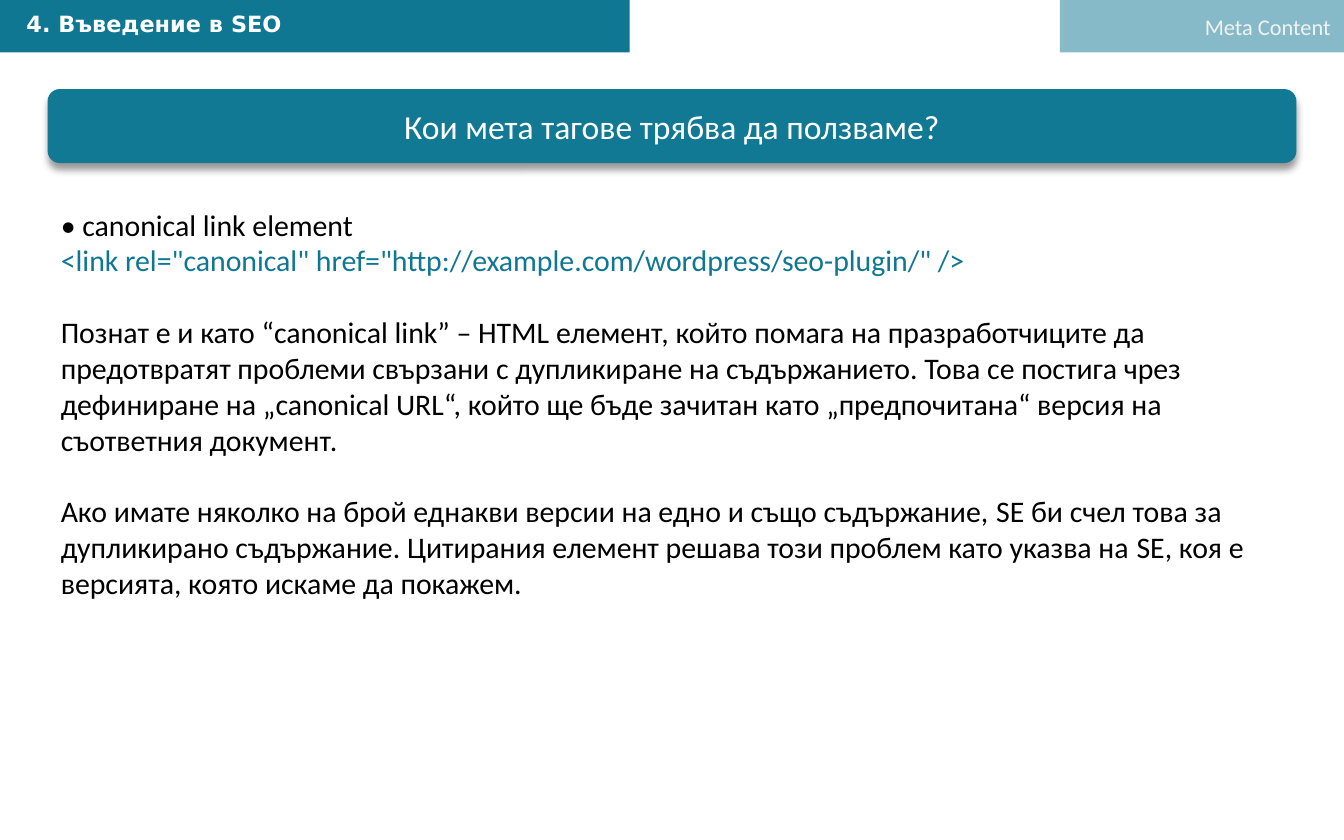
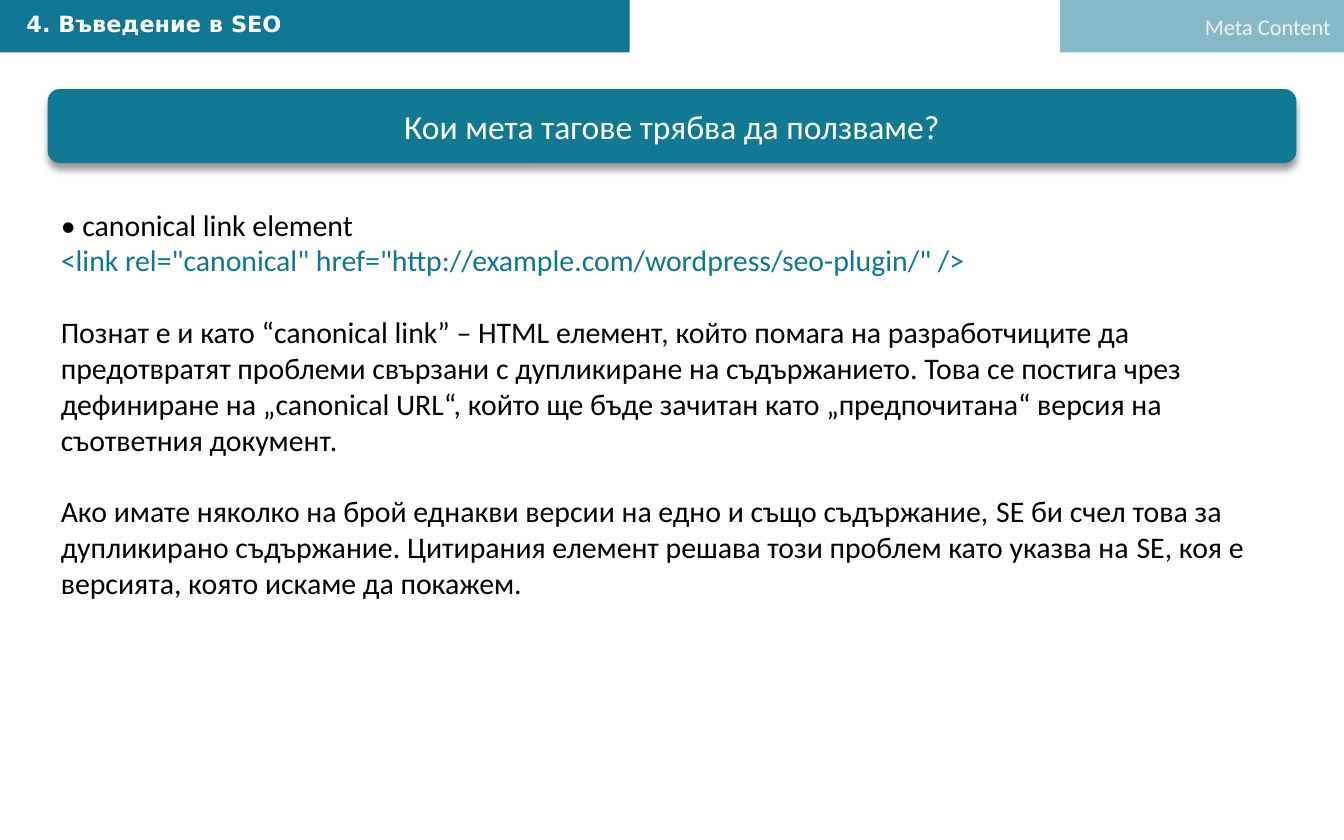
Before and after one commit to boris-chakarov/Swift_3, a slide deck: slide 14 of L4-FE-Feb-27/FE-L4-Feb-27 SEO.pptx. Drawn at 1344x840 pixels with LibreOffice and Linux fonts; fonts in the diff are those of the drawing; background and template pictures are left out. Boxes give left, top, right and bottom in pixels: in the first picture for what was removed or moved away, otherwise in the second. Text is boxed around its words. In the diff, an @@ line names an element or a change of style, - is before the commit and + after.

Commit message:
presentations fixes

```diff
--- a/L4-FE-Feb-27/FE-L4-Feb-27 SEO.pptx
+++ b/L4-FE-Feb-27/FE-L4-Feb-27 SEO.pptx
@@ text at (x1=61, y1=321, x2=1181, y2=456): text changed @@
-Познат е и като “canonical link” – HTML елемент, който помага на празработчиците да предотвратят проблеми свързани с дупликиране на съдържанието. Това се постига чрез дефиниране на „canonical URL“, който ще бъде зачитан като „предпочитана“ версия на съответния документ.
+Познат е и като “canonical link” – HTML елемент, който помага на разработчиците да предотвратят проблеми свързани с дупликиране на съдържанието. Това се постига чрез дефиниране на „canonical URL“, който ще бъде зачитан като „предпочитана“ версия на съответния документ.
```
Also in this commit, not shown: 4 other files.
